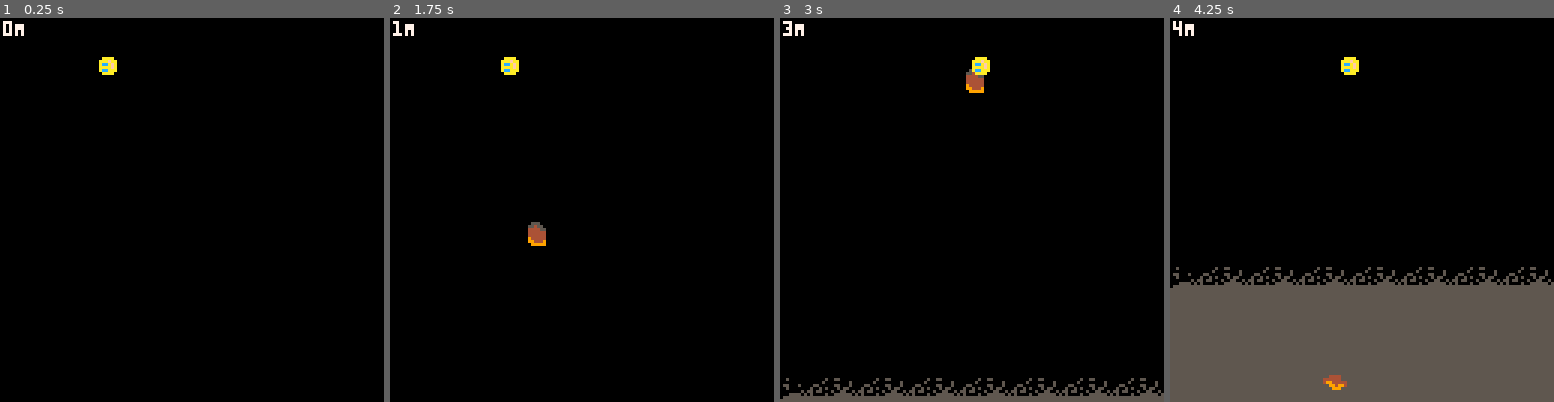
Above: before the commit, frames 1-4 (left to right).
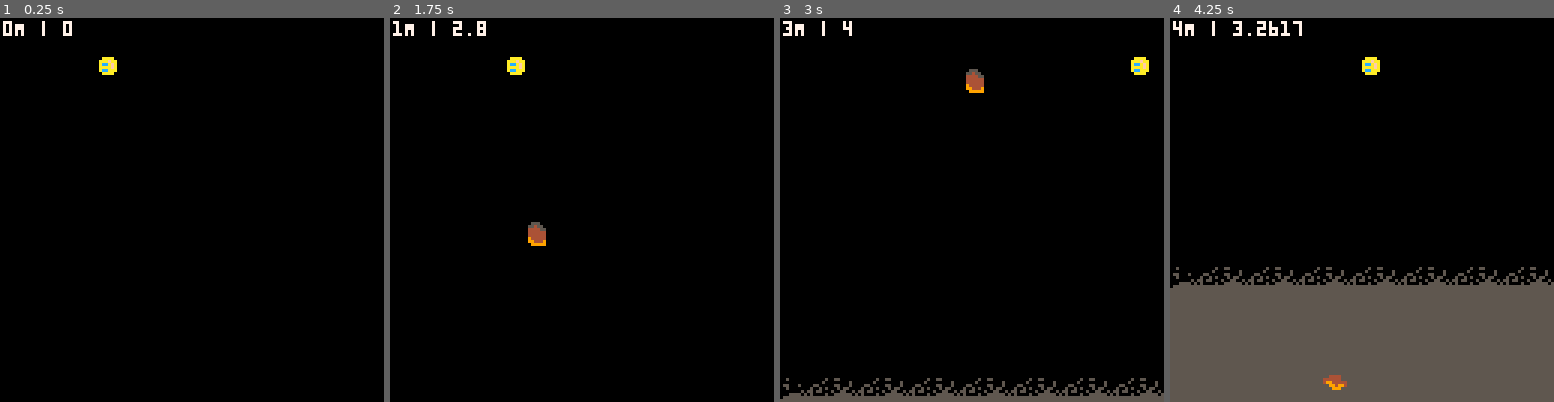
Above: after the commit, the same moments.

Repository: broquaint/pico8-carts
Game: PICO-8 cartridge eggjam16.p8
Same seed, same stepped clock (60 frames per second), same inputs: the game is played once before the commit and once after it.
Inputs:
- Up to frame 1 (0.25 s): no input
- Up to frame 2 (1.75 s): tap X (X key) at 0.33, 1.07 s; tap O (Z key) at 0.7, 1.7 s; hold Right from 1.6 s (still down)
- Up to frame 3 (3 s): tap X (X key) at 1.85, 2.97 s; release Right at 2.1 s; tap O (Z key) at 2.1, 2.5, 2.9 s; hold Up 2.15-2.42 s; hold Right from 2.47 s (still down)
- Up to frame 4 (4.25 s): release Right at 3.03 s; hold Left 3.08-3.58 s; tap O (Z key) at 3.3, 3.7, 4.1 s; hold Down 3.63-3.97 s; hold Right from 4.02 s (still down); tap X (X key) at 4.08 s

The runs differ from the first frame. In frame 1, 0.1% of the frame differs, in the area x 10-19%, y 0-5%; in frame 2, 0.4%; in frame 3, 0.5%; in frame 4, 0.7%, in the area x 10-55%, y 0-15%.

Commit message:
Make player movement better
Now it feels like something. Wants more tweaking but that's the easy
part right?

Diff:
--- a/eggjam16.p8
+++ b/eggjam16.p8
@@ -10,7 +10,18 @@
 g_anims = {}
 frame_count = 0
 depth_count = 0
-player = make_obj({ x = 32, y = 12, sprite = 1 })
+player = make_obj({
+      x = 32,
+      y = 12,
+      sprite = 1,
+      speed_x = 0,
+      move_dir = 0,
+})
+
+acceleration = 0.7
+friction = 0.8
+max_speed = 4
+
 obstacles = {}
 
 function _init()
@@ -34,6 +45,34 @@
    return x - (x % 8)
 end
 
+function calc_player_speed(dir)
+   -- player.speed_x *= player.move_dir * friction
+   player.speed_x += dir * acceleration
+   if abs(player.speed_x) > max_speed then
+      player.speed_x = dir * max_speed
+   end
+   return player.speed_x
+end
+
+function move_player()
+   if btn(b_right) then
+      local next_x = player.x + calc_player_speed(1)
+      player.x = next_x < 120 and next_x or player.x
+      player.move_dir = 1
+   elseif btn(b_left) then
+      local next_x = player.x + calc_player_speed(-1)
+      player.x = next_x > 0 and next_x or player.x
+      player.move_dir = -1
+   elseif player.move_dir != 0 and abs(player.speed_x) > 0 then
+      -- Apply friction slowly, make it feel slidey
+      if (frame_count%3==0) then
+         player.speed_x = player.speed_x * friction
+      end
+      local next_x = player.x + player.speed_x
+      player.x = (next_x < 120 and next_x > 0) and next_x or player.x
+   end
+end
+
 function _update()
    frame_count += 1
    if frame_count % 30 == 0 then
@@ -42,14 +81,7 @@
 
    run_animations()
 
-   if btn(b_right) then
-      local next_x = player.x + 1
-      player.x = next_x < 120 and next_x or player.x
-   end
-   if btn(b_left) then
-      local next_x = player.x - 1
-      player.x = next_x > 0 and next_x or player.x
-   end
+   move_player()
 
    if #obstacles == 0 and #rock_frequency > 0 then
       local rock_count = deli(rock_frequency, 1)
@@ -61,7 +93,8 @@
                y = 128 + (8 + n * 3) * n,
                angle = angle_x,
                sprite = 15+randx(3),
-               speed = 1 + n/3
+               speed = 1 + n/3,
+               last_collide = rnd() -- make equality check easier
          })
          dump_once(rock)
          add(obstacles, rock)
@@ -80,14 +113,16 @@
          obstacle.x += obstacle.angle
       end
       for ob2 in all(obstacles) do
-         if obstacle != ob2 then
+         if obstacle != ob2 and obstacle.last_collide != ob2.last_collide then
             local o1x1 = obstacle.x + 8
             local o2x1 = ob2.x + 8
             if obstacle.y > ob2.y and obstacle.y<(ob2.y+8) then
                if obstacle.x > ob2.x and obstacle.x < o2x1 then
                   obstacle.angle = -obstacle.angle
+                  obstacle.last_collide = ob2
                elseif o1x1 < o2x1 and o1x1 > ob2.x then
-                  obstacle.angle = -obstacle.angle
+                  ob2.angle = -ob2.angle
+                  ob2.last_collide = obstacle
                end
             end
          end
@@ -122,7 +157,7 @@
    end
 
 
-   print(depth_count .. 'M', 1, 1, white)
+   print(depth_count .. 'M' .. ' | ' .. tostr(player.speed_x), 1, 1, white)
    -- print('cool', 16, 16, frame_count % 16)
    spr(player.sprite, player.x, player.y)
 
